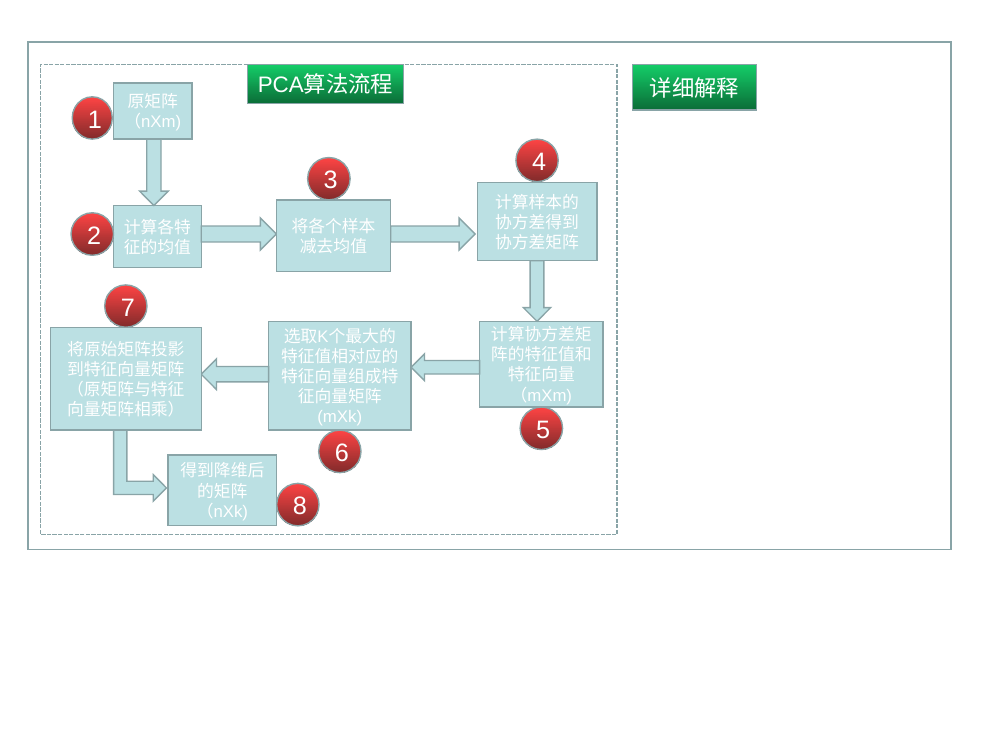
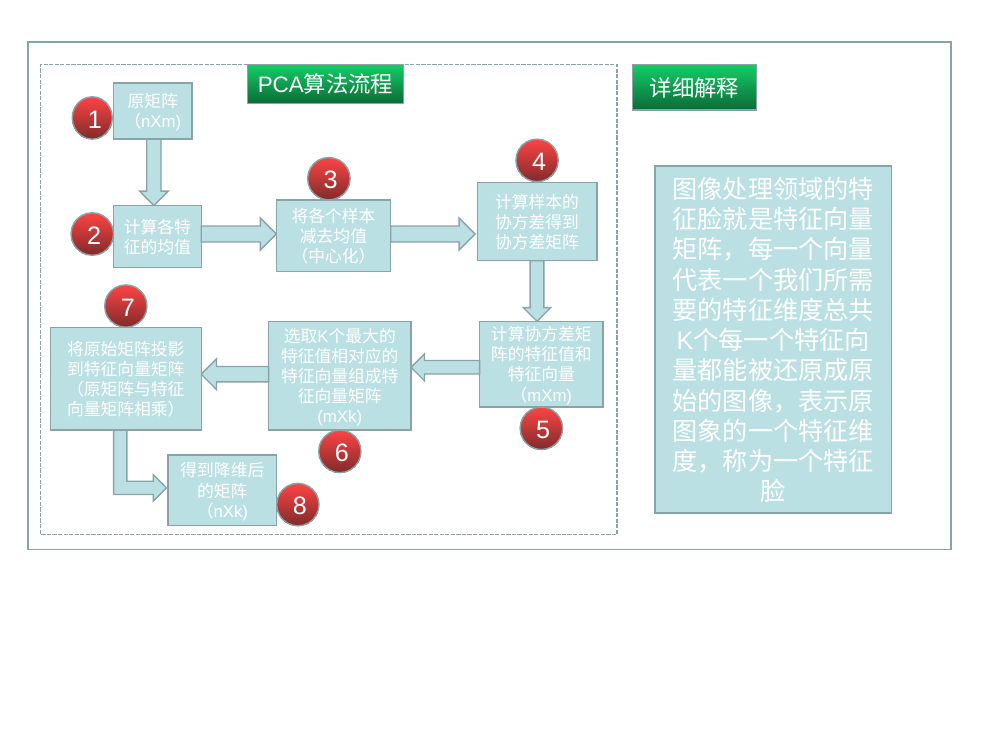
Before and after one commit to dreamer121121/Learn, a slide deck: slide 1 of 机器学习/PCA/PCA流程图.ppt. Drawn at 1008x756 pixels with LibreOffice and Linux fonts; fonts in the diff are those of the drawing. Boxes give left, top, right and bottom in pixels: in the first picture for what was removed or moved away, otherwise in the second. Text is boxed around its words. In the diff, an @@ line names an element or a change of style, - is before the commit and + after.

Commit message:
修改PCAPPT

```diff
--- a/机器学习/PCA/PCA流程图.ppt
+++ b/机器学习/PCA/PCA流程图.ppt
@@ rectangle added at (655, 166, 892, 513), fill #BBE0E3, outline #89A4A7 0.99 pt, 18 pt, text #FFFFFF @@
+图像处理领域的特征脸就是特征向量矩阵，每一个向量代表一个我们所需要的特征维度总共K个每一个特征向量都能被还原成原始的图像，表示原图象的一个特征维度，称为一个特征脸
@@ text in rectangle at (292, 208, 376, 263): text changed @@
-将各个样本减去均值
+将各个样本减去均值（中心化）
```
